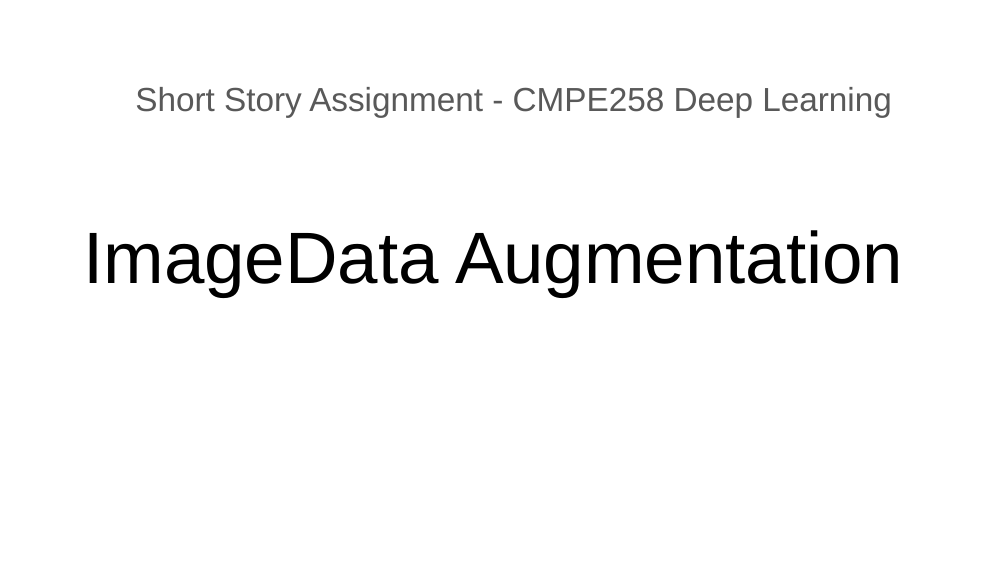
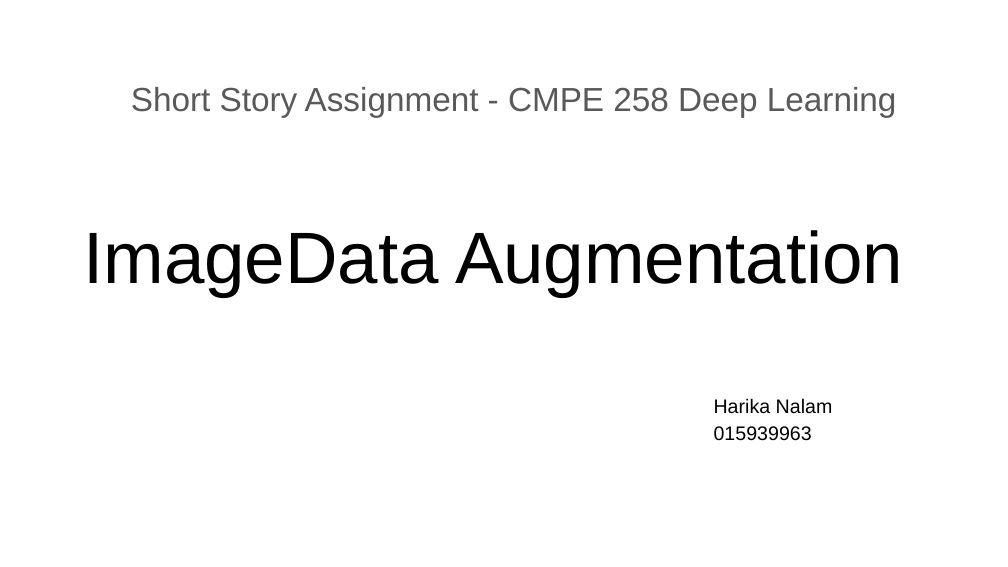
Before and after one commit to harikan23/DeepLearning-Assignments, a slide deck: slide 1 of Short Story Assignment/CMPE258_Short_story_Presentation.pptx. Drawn at 1008x567 pixels with LibreOffice and Linux fonts; fonts in the diff are those of the drawing. Boxes give left, top, right and bottom in pixels: in the first picture for what was removed or moved away, otherwise in the second. Text is boxed around its words. In the diff, an @@ line names an element or a change of style, - is before the commit and + after.

```diff
--- a/Short Story Assignment/CMPE258_Short_story_Presentation.pptx
+++ b/Short Story Assignment/CMPE258_Short_story_Presentation.pptx
@@ subtitle at (131, 87, 897, 118): spaces changed @@
-Short Story Assignment - CMPE258 Deep Learning
+Short Story Assignment - CMPE 258 Deep Learning
@@ text added at (714, 398, 833, 441), 14 pt, text #000000 @@
+Harika Nalam
+015939963
```
Also in this commit, not shown: 1 other slide changed, 1 slide added, 1 other file.
